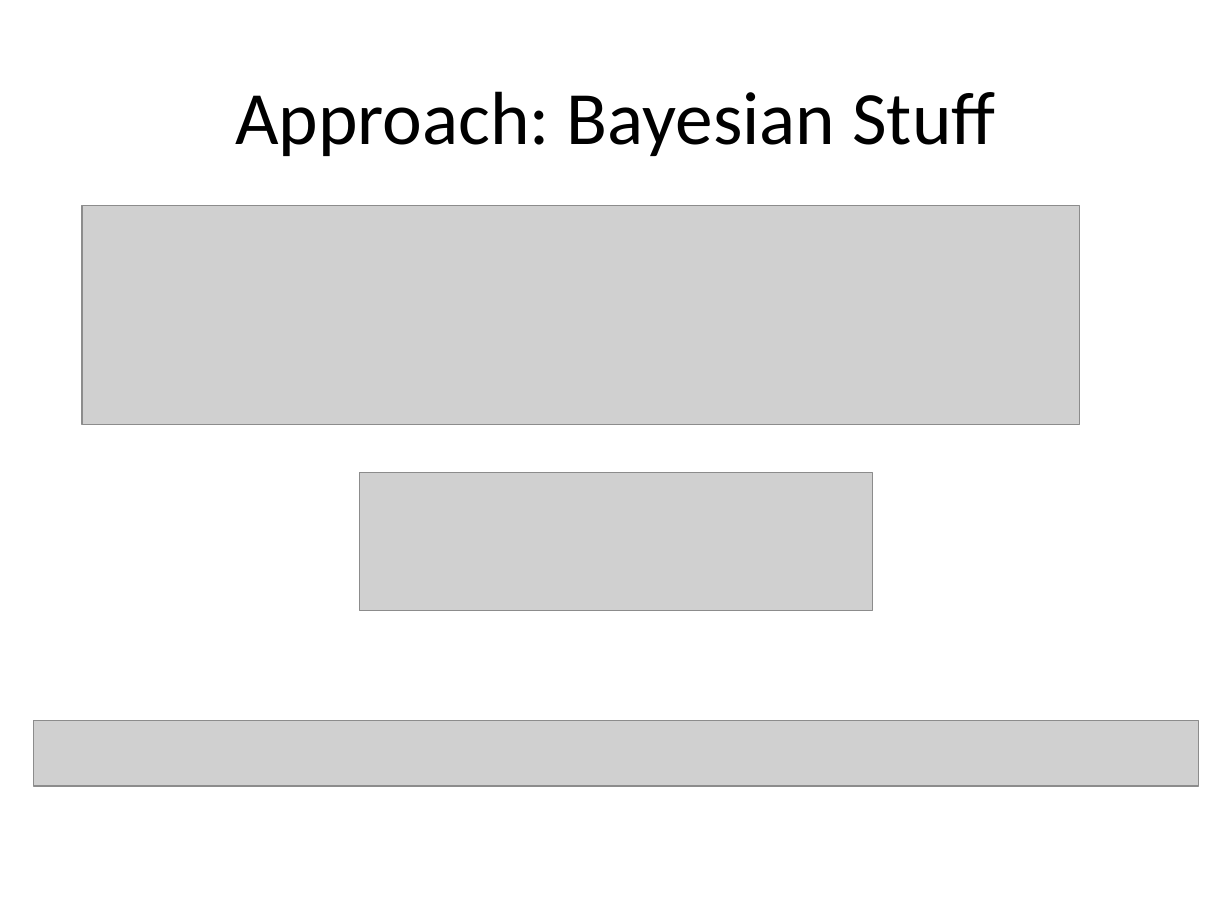
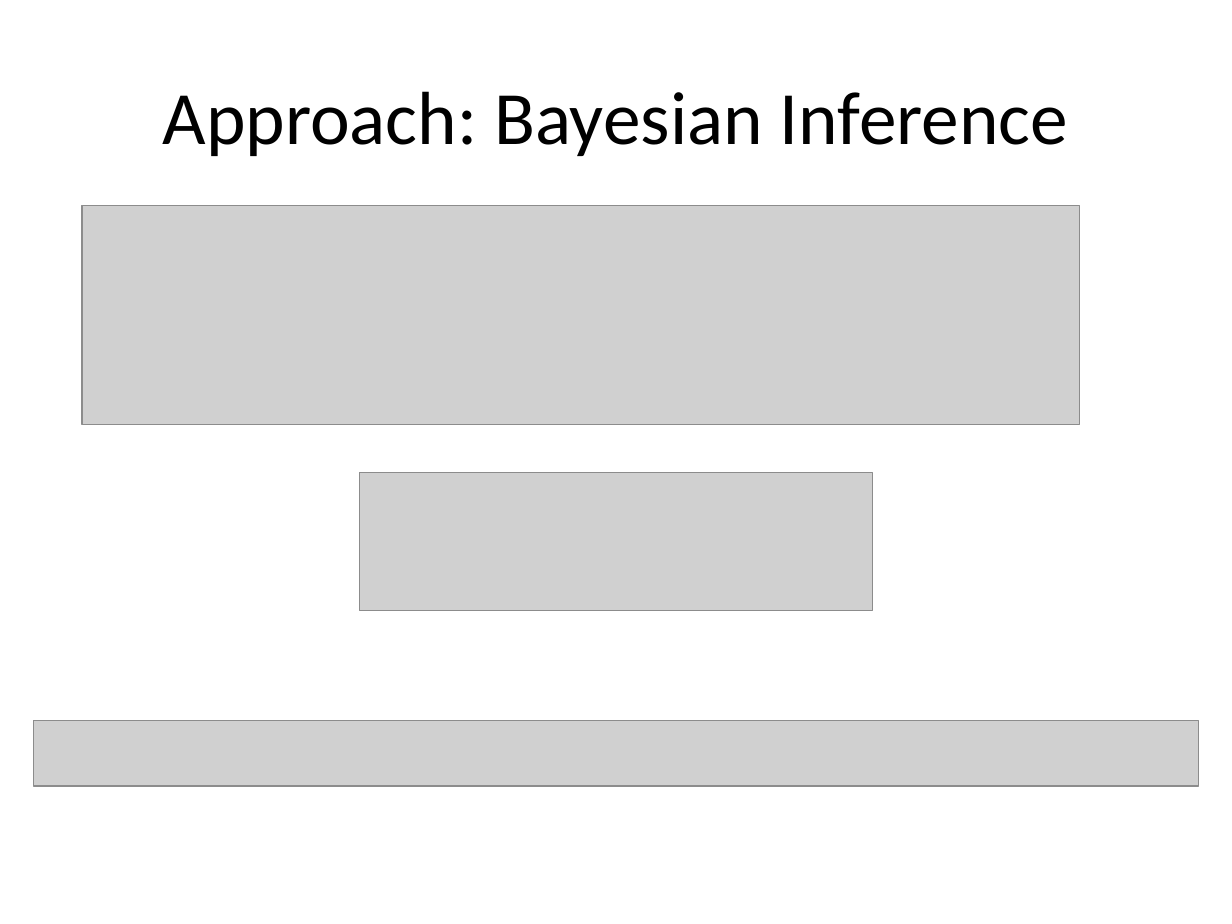
Before and after one commit to ghaslam/AM207, a slide deck: slide 3 of Screencast/Screencast.pptx. Drawn at 1232x924 pixels with LibreOffice and Linux fonts; fonts in the diff are those of the drawing; grey boxes stand for pictures. Boxes give left, top, right and bottom in pixels: in the first picture for what was removed or moved away, otherwise in the second. Text is boxed around its words. In the diff, an @@ line names an element or a change of style, - is before the commit and + after.

```diff
--- a/Screencast/Screencast.pptx
+++ b/Screencast/Screencast.pptx
@@ title at bbox=[163, 91, 1068, 156]: text changed @@
-Approach: Bayesian Stuff
+Approach: Bayesian Inference
```
Also in this commit, not shown: 3 slides added, 1 slide removed.
